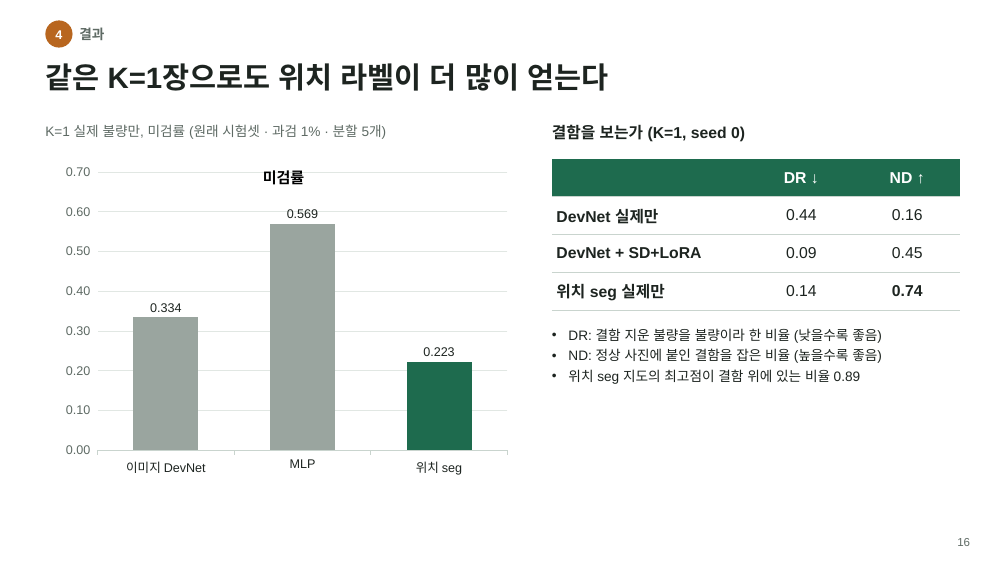
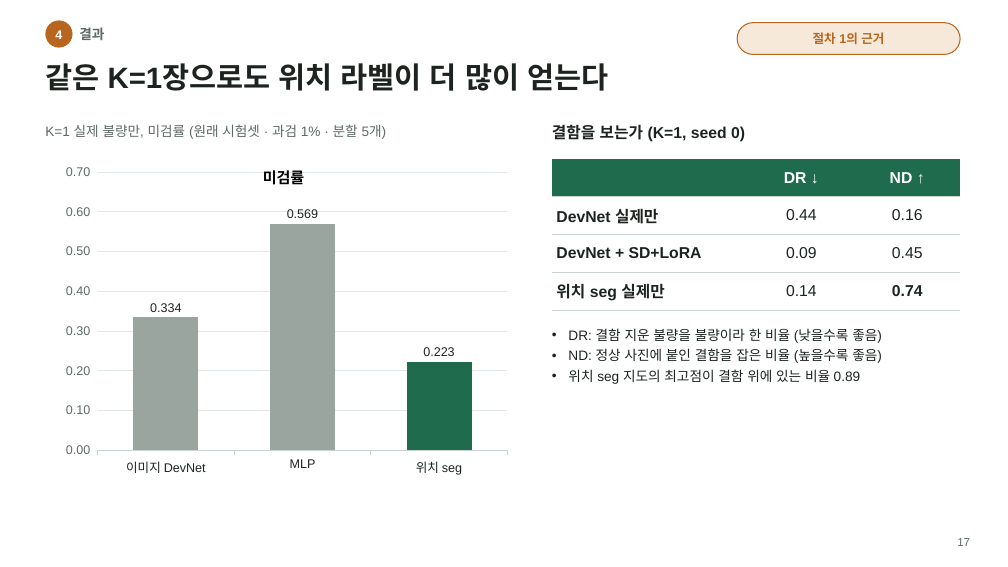
Before and after one commit to Junho-YEO-maker/26_2_DeepLearning, a slide deck: slide 17 of PCB_AD_presentation.pptx (slide 16 before the commit). Drawn at 1008x567 pixels with LibreOffice and Linux fonts; fonts in the diff are those of the drawing. Boxes give left, top, right and bottom in pixels: in the first picture for what was removed or moved away, otherwise in the second. Text is boxed around its words. In the diff, an @@ line names an element or a change of style, - is before the commit and + after.

```diff
--- a/PCB_AD_presentation.pptx
+++ b/PCB_AD_presentation.pptx
@@ rounded rectangle added at (737, 23, 960, 54), fill #F7E9DA, outline #B8661F 1 pt, 12 pt, text #B8661F, bold @@
+절차 1의 근거
@@ text at (957, 538, 970, 546): text changed @@
-16
+17
```
Also in this commit, not shown: 25 other slides changed, 2 slides added, 2 other files.
